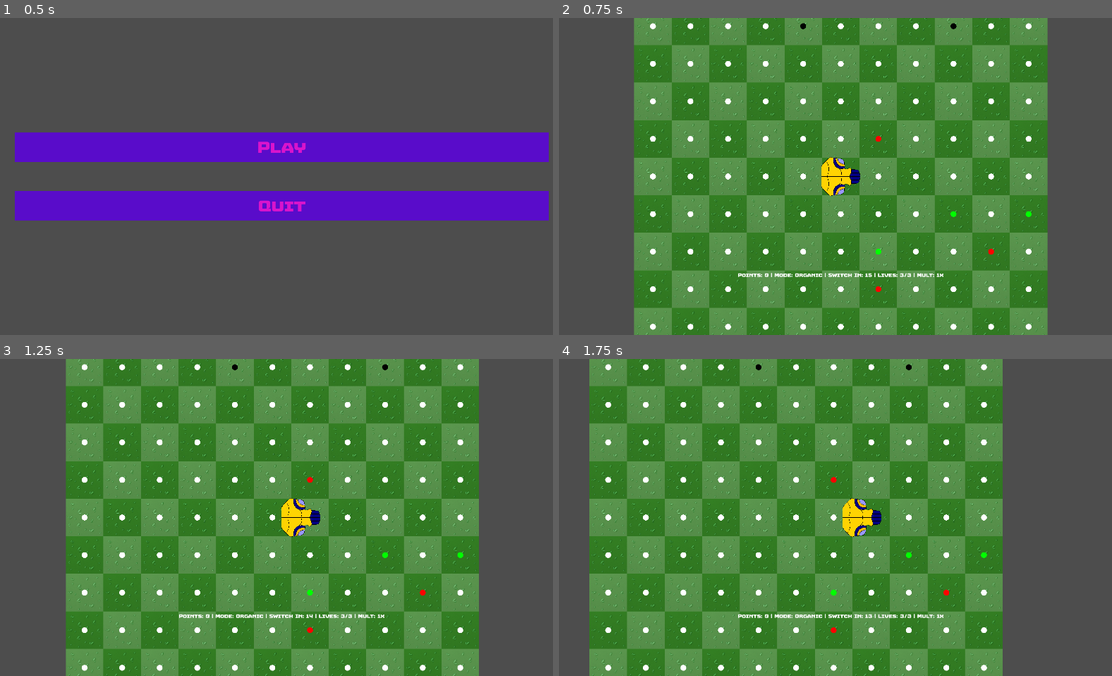
Above: before the commit, frames 1-4 (two rows, left to right).
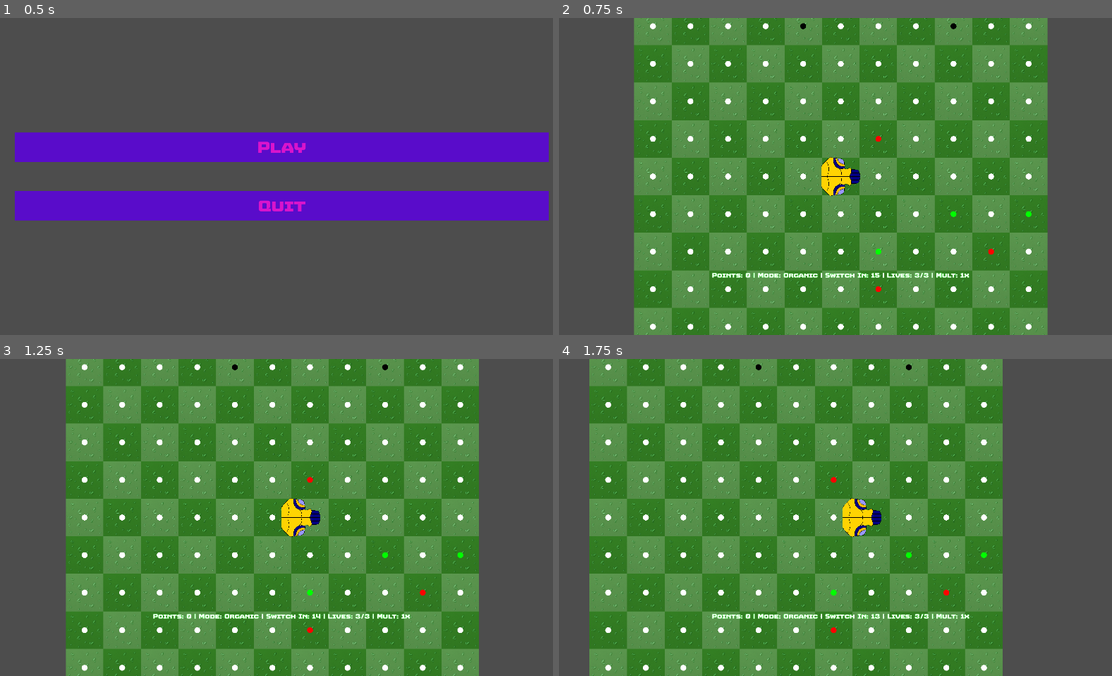
Above: after the commit, the same moments.

Repository: istamarahsan/s3rpent
Game: Godot game, scene res://root.tscn
Same seed, same stepped clock (60 frames per second), same inputs: the game is played once before the commit and once after it.
Inputs:
- Up to frame 1 (0.5 s): no input
- Up to frame 2 (0.75 s): click "Play" at 0.5 s
- Up to frame 3 (1.25 s): no input
- Up to frame 4 (1.75 s): hold Right (ui_right) from 1.28 s (still down)

Frame 1 is identical in both runs. In frame 2, 0.5% of the frame differs, in the area x 27-75%, y 80-82%; in frame 3, 0.5%; in frame 4, 0.5%.

Commit message:
add color to ui

Diff:
--- a/presentation/components/food_counter/demo_ui.tscn
+++ b/presentation/components/food_counter/demo_ui.tscn
@@ -61,6 +61,8 @@
 [node name="Label" type="Label" parent="Stats/Panel/MarginContainer/VBoxContainer"]
 layout_mode = 2
 theme = ExtResource("1_47th6")
+theme_override_constants/outline_size = 2
+theme_override_font_sizes/font_size = 20
 horizontal_alignment = 1
 vertical_alignment = 1
 script = ExtResource("2_f7wue")
--- a/presentation/components/food_counter/food_counter_label.gd
+++ b/presentation/components/food_counter/food_counter_label.gd
@@ -21,6 +21,7 @@
 			" | Mult: " + \
 			str(state_hook.handle.active_point_multiplier) + \
 			 "x"
+			add_theme_color_override("font_outline_color", _polarity_to_color(state_hook.handle.snake_mode))
 		true:
 			text = "Game Over! High Score: " + str(state_hook.handle.points)
 			return
@@ -35,3 +36,14 @@
 			return "Paper"
 		_:
 			return "_"
+
+func _polarity_to_color(polarity: CybersnakeGame.Polarity) -> Color:
+	match polarity:
+		CybersnakeGame.Polarity.Organic:
+			return "green"
+		CybersnakeGame.Polarity.Plastic:
+			return "black"
+		CybersnakeGame.Polarity.Paper:
+			return "red"
+		_:
+			return "white"
